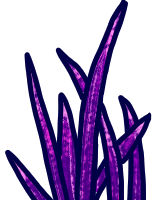
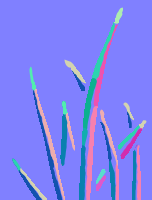
Comparing the layer stacks of the two 152x200 images. Changes:
added layer "Warstwa 4" above "Warstwa 3" over [0, 0, 152, 200]
showed "Warstwa 3" over [0, 0, 152, 200]
